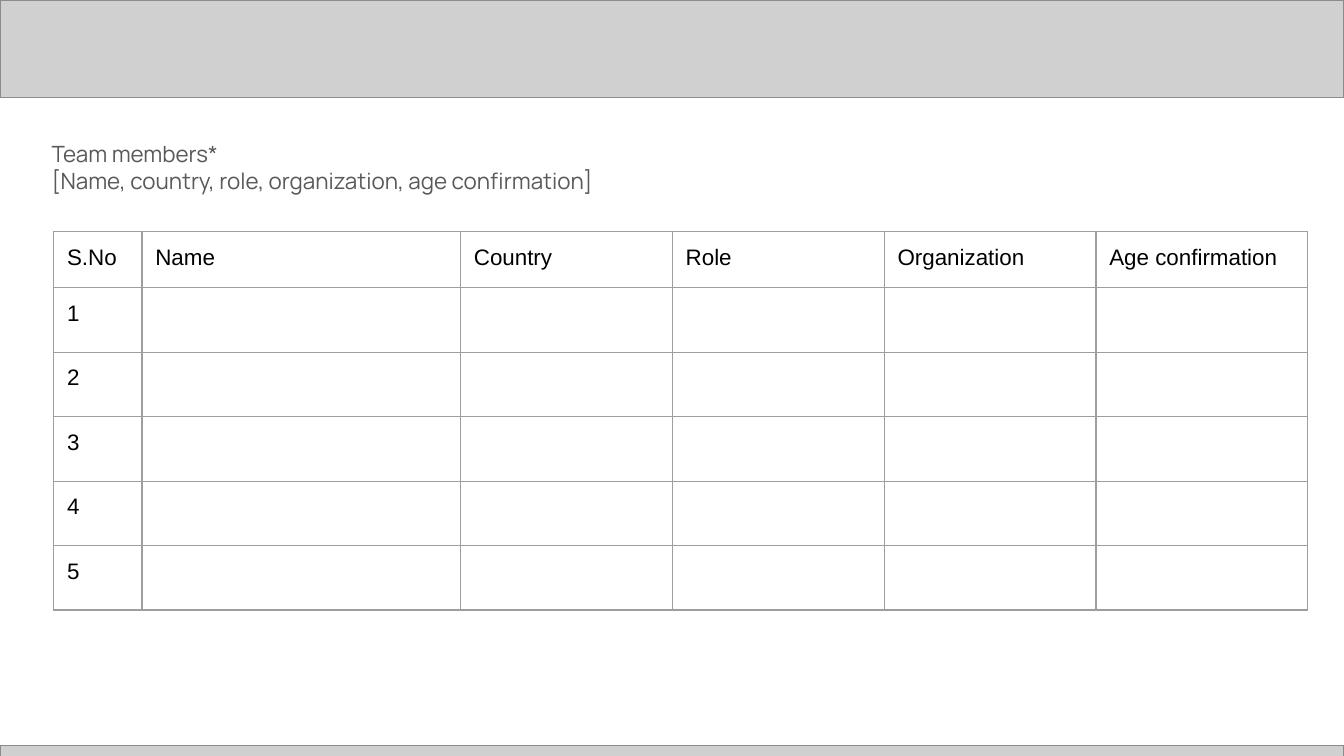
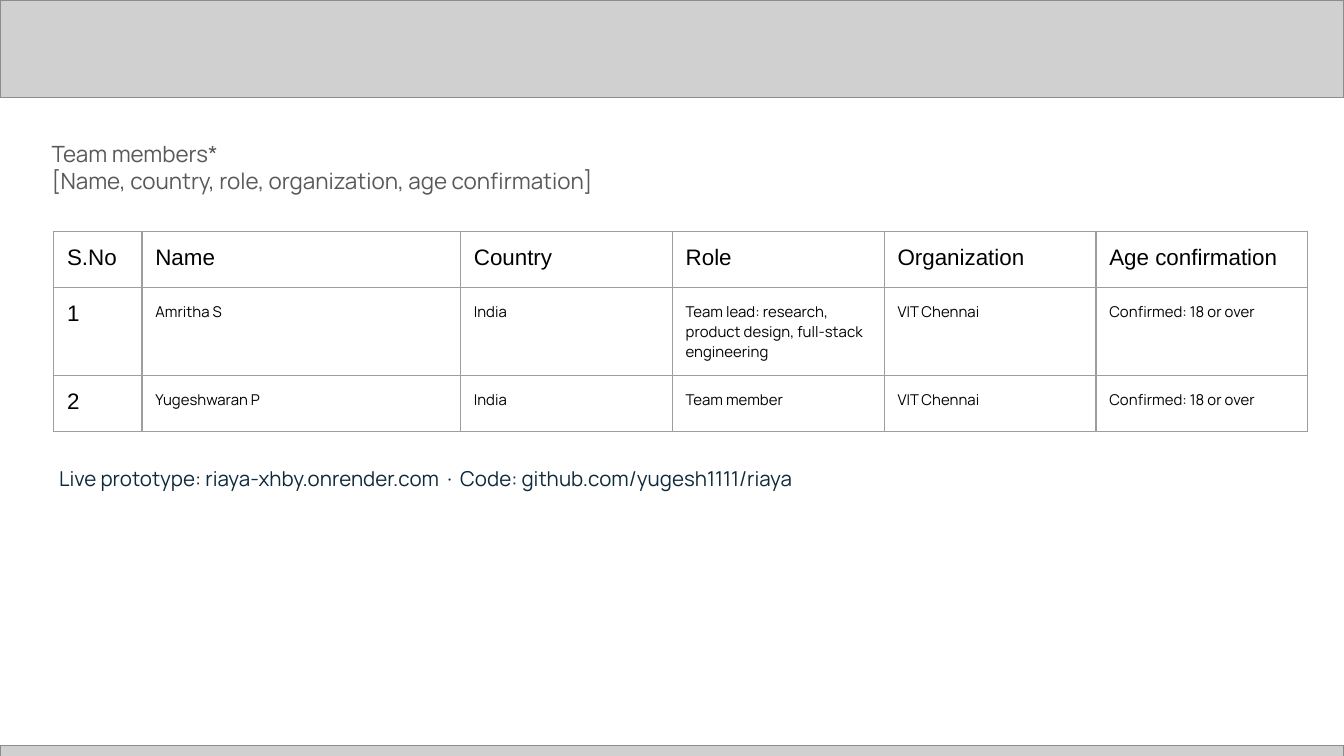
Before and after one commit to yugesh1111/riaya, a slide deck: slide 2 of docs/Riaya_Submission.pptx. Drawn at 1344x756 pixels with LibreOffice and Linux fonts; fonts in the diff are those of the drawing; grey boxes stand for pictures. Boxes give left, top, right and bottom in pixels: in the first picture for what was removed or moved away, otherwise in the second. Text is boxed around its words. In the diff, an @@ line names an element or a change of style, - is before the commit and + after.

```diff
--- a/docs/Riaya_Submission.pptx
+++ b/docs/Riaya_Submission.pptx
@@ table at [54, 231, 1310, 672] @@
-row 2: 1 |  |  |  |  | 
-row 3: 2 |  |  |  |  | 
-row 4: 3 |  |  |  |  | 
-row 5: 4 |  |  |  |  | 
-row 6: 5 |  |  |  |  | 
+row 2: 1 | Amritha S | India | Team lead: research, product design, full-stack engineering | VIT Chennai | Confirmed: 18 or over
+row 3: 2 | Yugeshwaran P | India | Team member | VIT Chennai | Confirmed: 18 or over
@@ text added at [59, 471, 793, 492], 11 pt, text #0F2A3A @@
+Live prototype: riaya-xhby.onrender.com · Code: github.com/yugesh1111/riaya
```
Also in this commit, not shown: 1 other slide changed, 4 other files.
